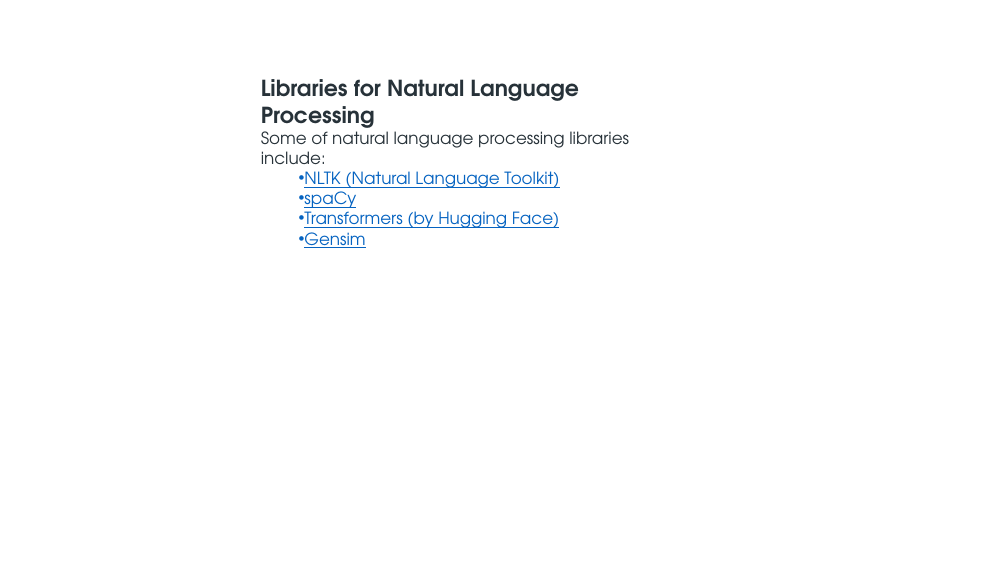
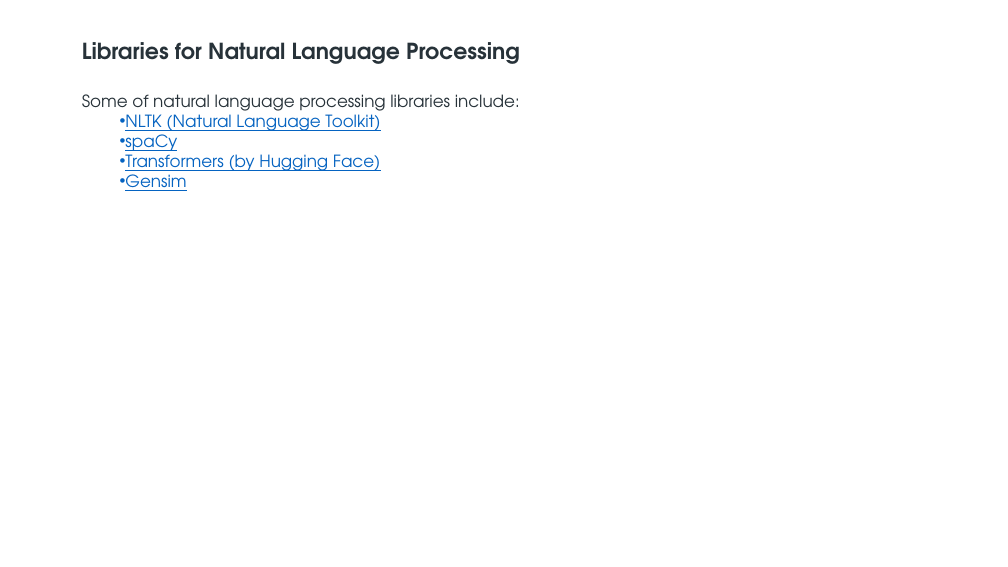
Before and after one commit to shahil04/ds_materials, a slide deck: slide 19 of 9.Deep_learning/class_11.0_NLP_text_preprocessing_.pptx (slide 20 before the commit). Drawn at 1008x567 pixels with LibreOffice and Linux fonts; fonts in the diff are those of the drawing. Boxes give left, top, right and bottom in pixels: in the first picture for what was removed or moved away, otherwise in the second. Text is boxed around its words. In the diff, an @@ line names an element or a change of style, - is before the commit and + after.

```diff
--- a/9.Deep_learning/class_11.0_NLP_text_preprocessing_.pptx
+++ b/9.Deep_learning/class_11.0_NLP_text_preprocessing_.pptx
@@ text "Libraries for Natural Language Processing" rewrapped from [261,79,629,248] to [82,42,520,191] @@
```
Also in this commit, not shown: 11 other slides changed, 10 slides added, 6 slides removed, 10 other files.
